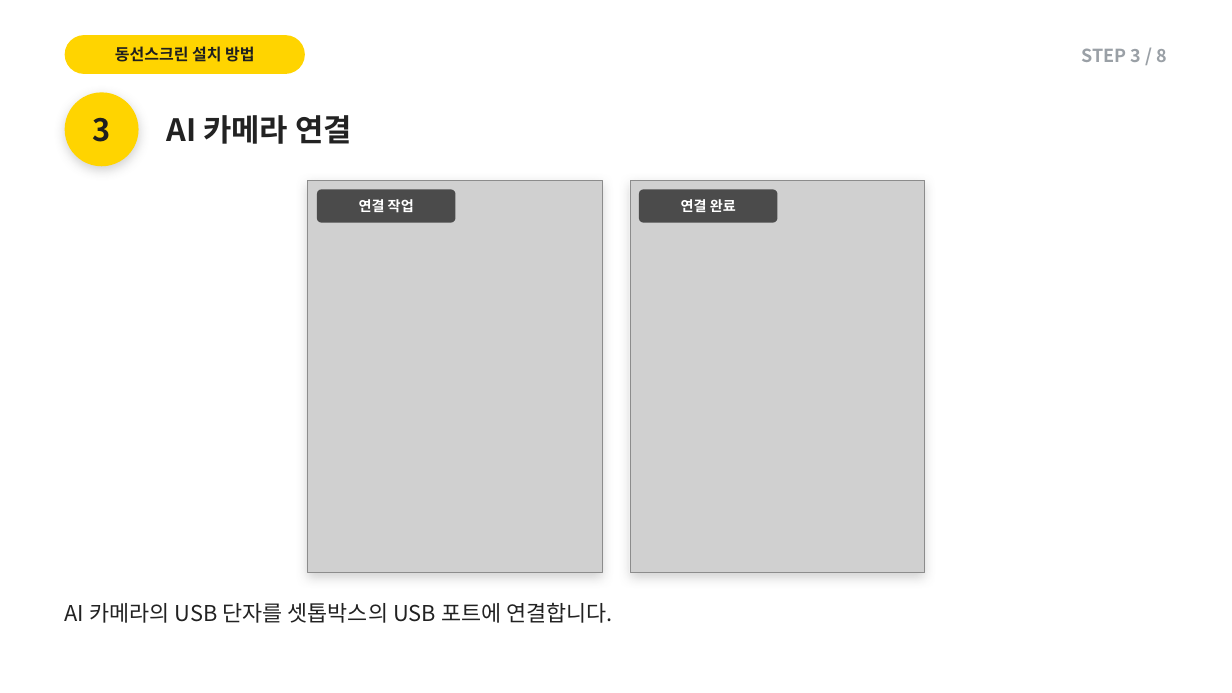
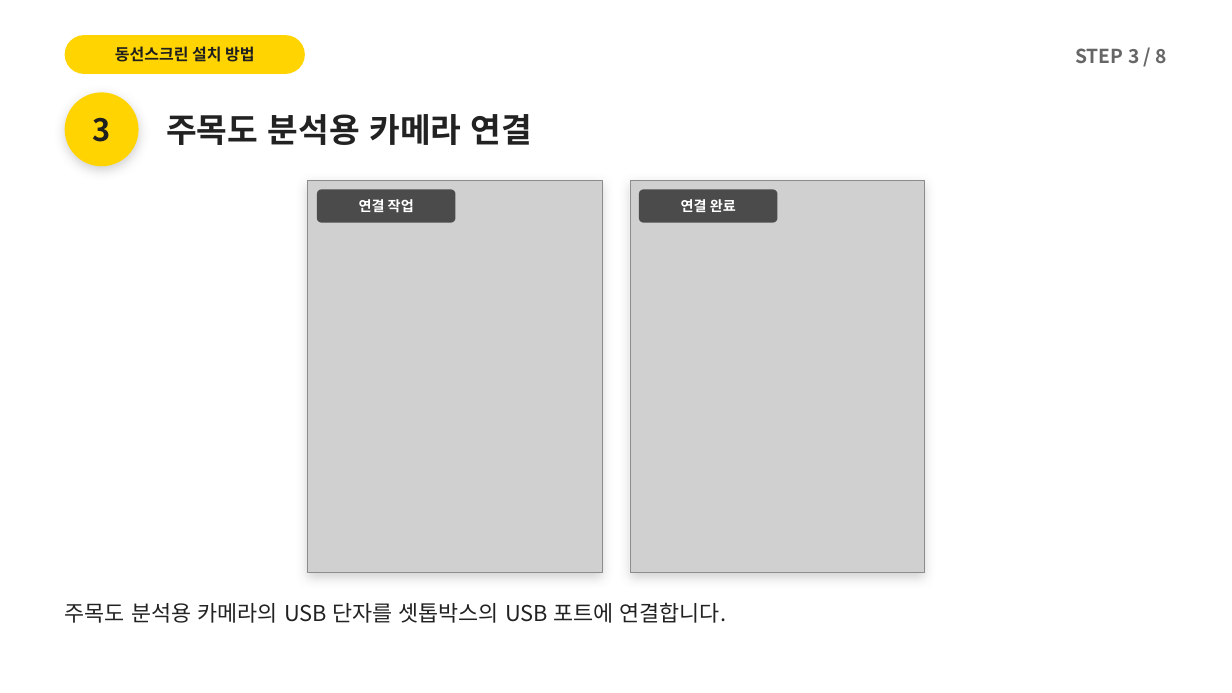
Before and after one commit to alsdn2947/ars, a slide deck: slide 7 of 이마트_AI카메라_설치매뉴얼.pptx (slide 6 before the commit). Drawn at 1232x693 pixels with LibreOffice and Linux fonts; fonts in the diff are those of the drawing; grey boxes stand for pictures. Boxes give left, top, right and bottom in pixels: in the first picture for what was removed or moved away, otherwise in the second. Text is boxed around its words. In the diff, an @@ line names an element or a change of style, - is before the commit and + after.

```diff
--- a/이마트_AI카메라_설치매뉴얼.pptx
+++ b/이마트_AI카메라_설치매뉴얼.pptx
@@ text "STEP 3 / 8" at (1075,48,1167,63): size 14 to 15 pt, text colour #9AA0A6 to #666666 @@
@@ text at (166,114,532,145): text changed; size 24 to 26 pt @@
-AI 카메라 연결
+주목도 분석용 카메라 연결
@@ text at (65,602,727,623): text changed @@
-AI 카메라의 USB 단자를 셋톱박스의 USB 포트에 연결합니다.
+주목도 분석용 카메라의 USB 단자를 셋톱박스의 USB 포트에 연결합니다.
```
Also in this commit, not shown: 23 other slides changed, 1 slide added, 1 slide removed.
